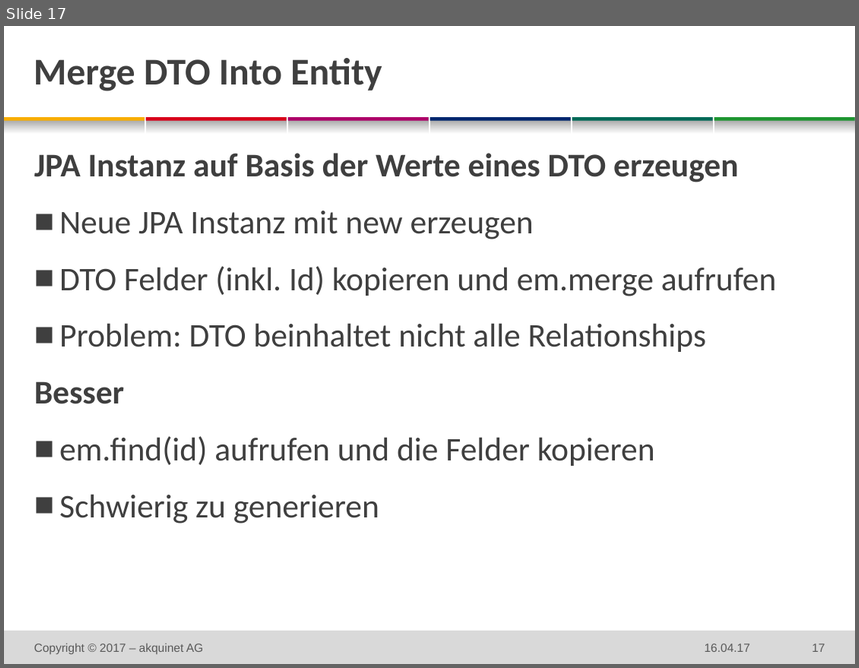
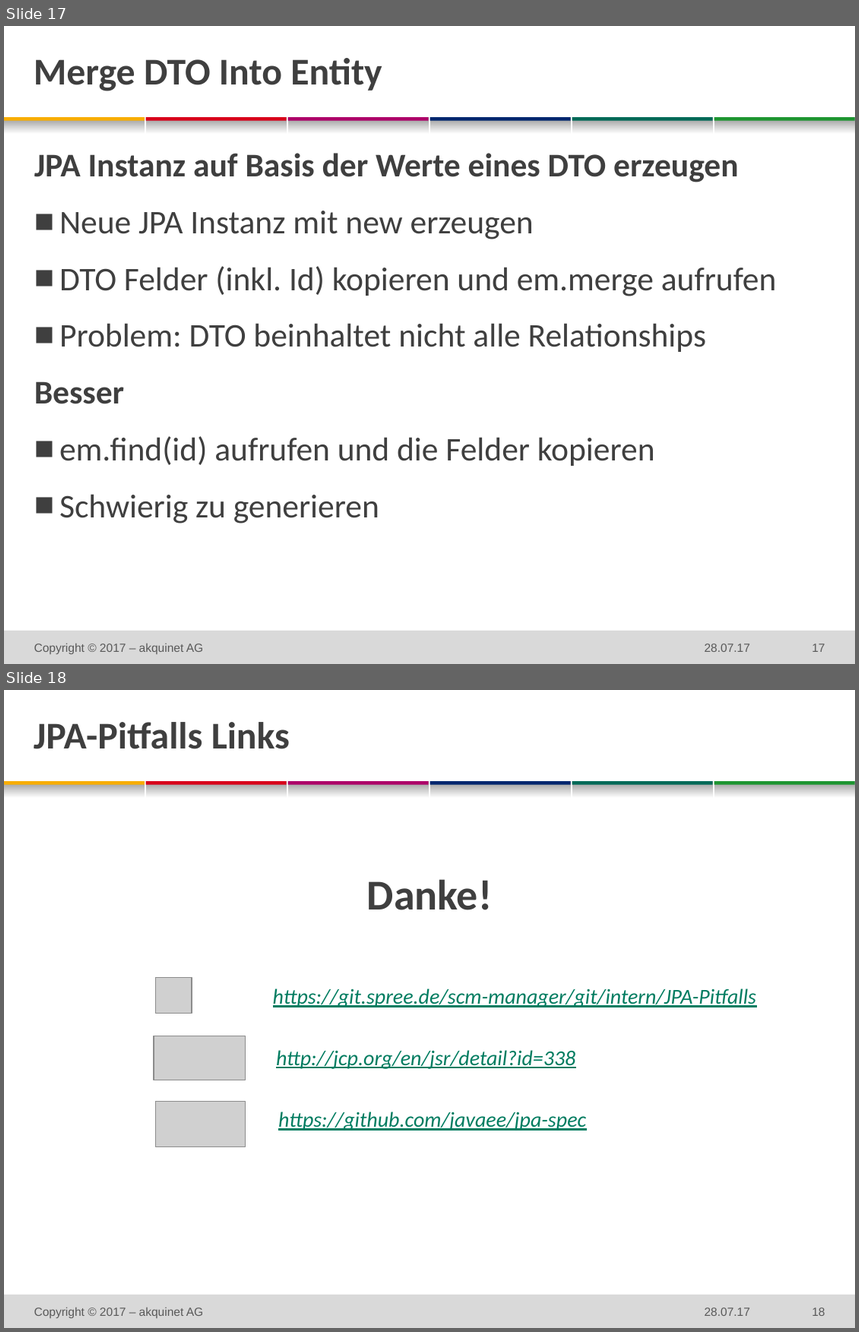
Before and after one commit to techatspree/jpapitfalls, a slide deck: 2016-xx-xx DF JPA Pitfalls.pptx. Shown one above the other, each under a label of ours: slide 17 before the commit, slides 17 and 18 after it. The pictures are 859x668 and 859x1332 pixels, drawn with LibreOffice and Linux fonts; fonts in the diff are those of the drawing; grey boxes stand for pictures; background and template pictures are left out. Boxes give left, top, right and bottom in pixels: in the first picture for what was removed or moved away, otherwise in the second. Text is boxed around its words. In the diff, an @@ line names an element or a change of style, - is before the commit and + after.

```diff
--- a/2016-xx-xx DF JPA Pitfalls.pptx
+++ b/2016-xx-xx DF JPA Pitfalls.pptx
@@ slide 18 added at (4,690,855,1328), background #FFFFFF; not listed: 13 template elements that a slide beside it also shows @@
@@ title added at (34,722,290,749), 32 pt, text #3F3F3F, bold @@
+JPA-Pitfalls Links
@@ text added at (367,879,493,910), 36 pt, text #3F3F3F, bold @@
+  Danke!
@@ picture added at (155,978,191,1014) @@
@@ text added at (273,989,756,1008), 18 pt, text #007C60, italic, underline @@
+  https://git.spree.de/scm-manager/git/intern/JPA-Pitfalls
@@ picture added at (154,1037,245,1081) @@
@@ text added at (276,1050,576,1069), 18 pt, text #007C60, italic, underline @@
+http://jcp.org/en/jsr/detail?id=338
@@ picture added at (155,1101,245,1146) @@
@@ text added at (278,1112,586,1131), 18 pt, text #007C60, italic, underline @@
+https://github.com/javaee/jpa-spec
@@ text added at (34,1308,203,1319), 10 pt, text #595959 @@
+Copyright © 2017 – akquinet AG
@@ text added at (705,1308,750,1316), 10 pt, text #595959 @@
+28.07.17
@@ page number added at (812,1308,825,1316), 10 pt, text #595959 @@
+18
@@ slide 17 changed as well @@
@@ text at (705,644,750,652): text changed @@
-16.04.17
+28.07.17
```
Also in this commit, not shown: 16 other slides changed, 1 other slide added.
